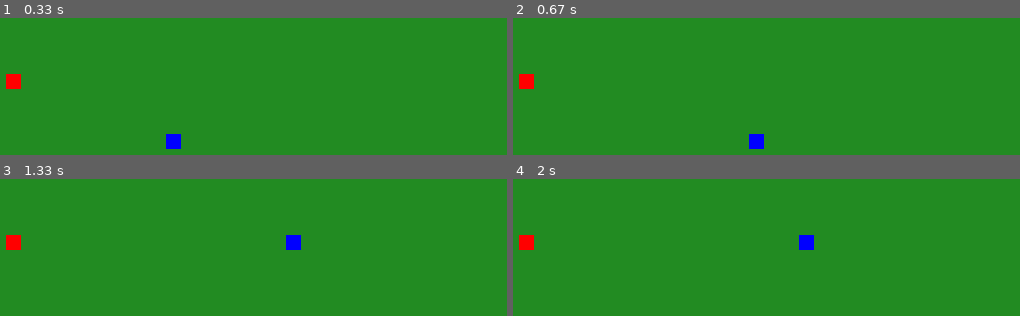
Above: before the commit, frames 1-4 (two rows, left to right).
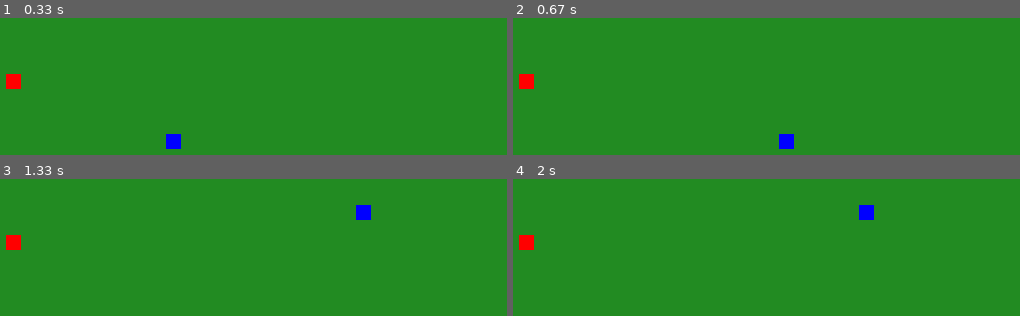
Above: after the commit, the same moments.

Repository: shdoong/Pygame_project
Game: pygame game, started from Doong_pygame.py
Two runs of this game, one before a commit and one after it. Both use one fixed random seed, a clock stepped at 60 frames per second and the inputs below.
Inputs:
- Up to frame 1 (0.33 s): no input
- Up to frame 2 (0.67 s): hold Right from 0.33 s (still down)
- Up to frame 3 (1.33 s): release Right at 0.8 s; hold Up 0.83-1.13 s; hold Right from 1.17 s (still down)
- Up to frame 4 (2 s): release Right at 1.63 s; hold Left from 1.67 s (still down)

Frame 1 is identical in both runs. In frame 2, 0.6% of the frame differs, in the area x 46-56%, y 84-96%; in frame 3, 0.6%; in frame 4, 0.6%.

Commit message:
Attempts to add additional blocks

Diff:
--- a/Doong_pygame.py
+++ b/Doong_pygame.py
@@ -13,25 +13,30 @@
 green = (34, 139, 34)
 blue = (0, 0, 255)
 
+width = 800
+height = 600
 clock = pygame.time.Clock()
-
-size = 15
 
 pygame.display.set_caption("Doong Pygame")
 
+class randomEatees(pygame.sprite.Sprite):
+	def __init__(self, color, width, height):
+		super().__init__()
+		self.image = pygame.Surface([width, height])
+		self.image.fill(color)
+		self.rect = self.image.get_rect()
+
 def main():
-	fps = 20 # frames per second to update the screen
-	width = 800
-	height = 600
-
+	fps = 30 # frames per second to update the screen
+	start_size = 15
 	start_x = width/2
 	start_y = height/2
 	x_change = 0
 	y_change = 0
 	movement = 10
 
-	randX = round(random.randrange(0, width - size)/10.0)*10.0
-	randY = round(random.randrange(0, height - size)/10.0)*10.0
+	randX = round(random.randrange(0, width - start_size)/10.0)*10.0
+	randY = round(random.randrange(0, height - start_size)/10.0)*10.0
 
 	#randX = random.randrange(0, width - size)
 	#randY = random.randrange(0, height - size)
@@ -39,7 +44,22 @@
 	gameDisplay = pygame.display.set_mode((width,height))
 
 	gameExit = False
+
+	block_list = pygame.sprite.Group()
+	all_sprites_list = pygame.sprite.Group()
+
+	for i in range(50):
+
+			block = randomEatees(black, 15, 15)
+
+			block.rect.x = round(random.randrange(width)/10.0)*10.0
+			block.rect.y = round(random.randrange(height)/10.0)*10.0
+
+			block_list.add(block)
+			all_sprites_list.add(block)
+
 	while not gameExit:
+
 		for event in pygame.event.get():
 			if event.type == pygame.QUIT:
 				gameExit = True
@@ -73,14 +93,21 @@
 		start_y += y_change
 
 		gameDisplay.fill(green)
-		pygame.draw.rect(gameDisplay, red, [randX, randY, size, size])
-		pygame.draw.rect(gameDisplay, blue, [start_x, start_y, size, size])
+		pygame.draw.rect(gameDisplay, red, [randX, randY, start_size, start_size])
+		pygame.draw.rect(gameDisplay, blue, [start_x, start_y, start_size, start_size])
 		#pygame.draw.rect(gameDisplay, red, [100,200, 15, 15])
 		pygame.display.update()
 
 		if start_x == randX and start_y == randY:
-			randX = round(random.randrange(0, width - size)/10.0)*10.0
-			randY = round(random.randrange(0, height - size)/10.0)*10.0
+			randX = round(random.randrange(0, width - start_size)/10.0)*10.0
+			randY = round(random.randrange(0, height - start_size)/10.0)*10.0
+
+		all_sprites_list.draw(gameDisplay)
+
+		if start_x == block.rect.x and start_y == block.rect.y:
+			gameExit = True
+
+		#pygame.display.flip()
 
 		clock.tick(fps)
 
